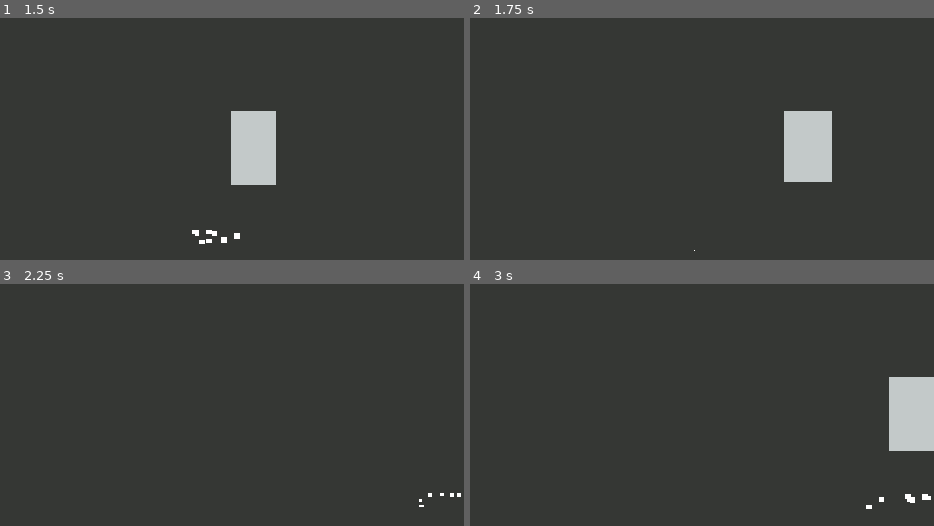
Above: before the commit, frames 1-4 (two rows, left to right).
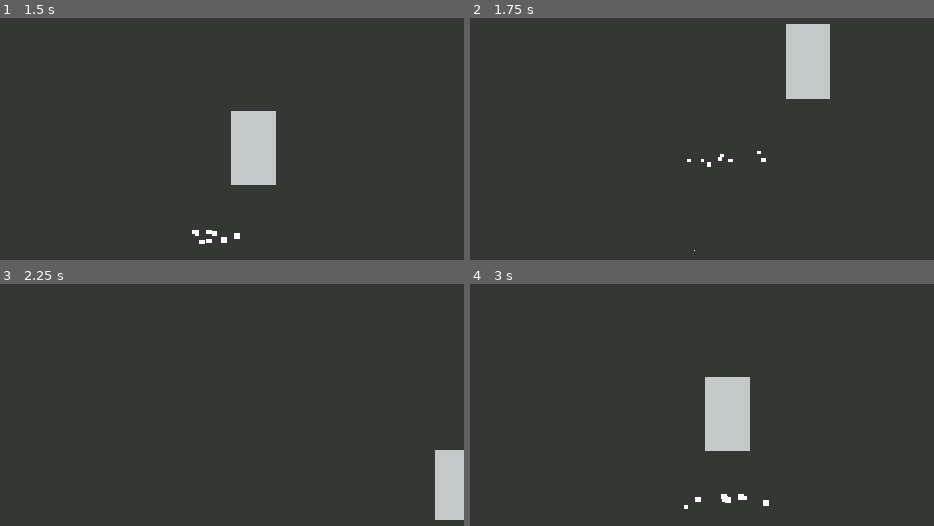
Above: after the commit, the same moments.

Repository: harperstoeckle/mole_game
Game: Godot game, scene res://scenes/main.tscn
The game is run twice, just before and just after one commit, with the same random seed, the same clock (stepped at 60 frames per second) and the same inputs.
Inputs:
- Up to frame 1 (1.5 s): tap Enter at 0.5 s; hold Space (jump) 0.53-1.28 s; hold D (right) from 0.53 s (still down); tap Space (jump) at 1.35 s
- Up to frame 2 (1.75 s): keep holding D (right); tap Space (jump) at 1.52 s
- Up to frame 3 (2.25 s): tap Space (jump) at 1.82 s; release D (right) at 2.03 s; hold A (left) from 2.03 s (still down); hold Space (jump) from 2.03 s (still down)
- Up to frame 4 (3 s): release A (left) at 2.78 s; release Space (jump) at 2.78 s; hold D (right) from 2.78 s (still down); tap Space (jump) at 2.85 s

Frame 1 is identical in both runs. In frame 2, 6.1% of the frame differs, in the area x 46-79%, y 2-68%; in frame 3, 1.8%; in frame 4, 6.3%, in the area x 46-100%, y 38-93%.

Commit message:
Add a double jump for fun

Diff:
--- a/scripts/player.gd
+++ b/scripts/player.gd
@@ -18,11 +18,17 @@
 @onready var animation_player: AnimationPlayer = $AnimationPlayer
 
 
+var _has_jumped_in_air := false
+
+
 func _unhandled_input(event: InputEvent) -> void:
 	if event.is_action_pressed("jump"):
-		if is_on_floor():
+		if is_on_floor() or not _has_jumped_in_air:
+			animation_player.stop()
 			animation_player.play("jump")
 			velocity.y = -jump_speed
+			if not is_on_floor():
+				_has_jumped_in_air = true
 
 
 func _physics_process(delta: float) -> void:
@@ -31,6 +37,8 @@
 		if fall_accel_curve:
 			accel_factor = fall_accel_curve.sample_baked(velocity.y)
 		velocity.y += accel_factor * fall_accel * delta
+	else:
+		_has_jumped_in_air = false
 
 	var target_x_speed: float = Input.get_axis("left", "right") * (floor_walk_speed if is_on_floor() else air_strafe_speed)
 	var x_accel: float = floor_walk_accel if is_on_floor() else air_strafe_accel
